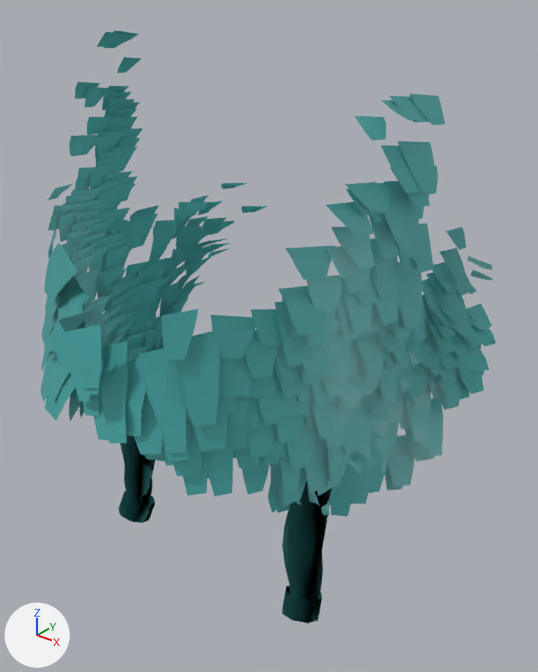
The glTF model assets/giant/parts/Beard_mutton_chops.glb, before and after one commit.
One viewpoint serves both versions: a 50 mm camera at (0.351, -0.56, 3.547) aimed at (0.018, -0.145, 3.29). Every picture has the same lights, and +X, +Y and +Z are marked at lower left. The first picture is the older version. Vertices at exactly the same position are counted once.

Script lines for the objects in view, before the commit:
```python
me_beard_mutton_chops = bpy.data.meshes.new('Beard_mutton_chops')
me_beard_mutton_chops.from_pydata(...)  # 4638 vertices, 3616 faces; spans x -0.16..0.165, y -0.332..0.012, z 3.085..3.509
me_beard_mutton_chops.materials.append(mat_defaultmaterial)
ob_beard_mutton_chops = bpy.data.objects.new('Beard_mutton_chops', me_beard_mutton_chops)
ob_beard_mutton_chops.location = (0.0, 0.0, 0.0)
```
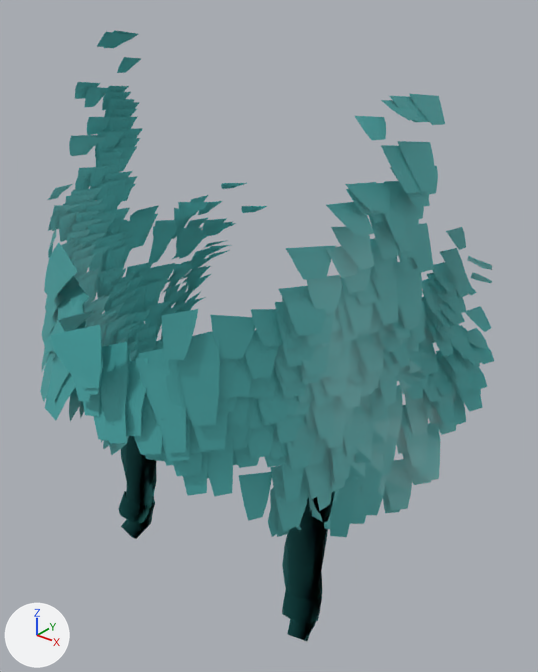
The newer file adds a shape key; the second version is drawn at full value of the shape key 'chin' of 'Beard_mutton_chops', and the change is written as the vertex moves it makes.

Where the change shows, as pixel boxes [x1, y1, x2, y2] in the pictures (538 x 672 px; the box of a moved part takes in the faces that stretch with it):
'Beard_mutton_chops', reshaped
    before: [40, 30, 496, 624]
    after: [40, 30, 494, 641]
part 1 of me_beard_mutton_chops, moved or reshaped
    before: [162, 260, 180, 279]
    after: [164, 283, 181, 302]
part 2 of me_beard_mutton_chops, moved or reshaped (mostly hidden)
    before: [307, 480, 329, 515]
    after: [308, 488, 331, 529]
part 3 of me_beard_mutton_chops, moved or reshaped
    before: [158, 280, 185, 308]
    after: [161, 302, 187, 328]
part 4 of me_beard_mutton_chops, moved or reshaped
    before: [192, 282, 204, 287]
    after: [191, 297, 206, 305]
part 5 of me_beard_mutton_chops, moved or reshaped
    before: [268, 464, 280, 512]
    after: [268, 487, 279, 537]
part 6 of me_beard_mutton_chops, moved or reshaped
    before: [451, 330, 469, 359]
    after: [438, 345, 467, 378]
part 7 of me_beard_mutton_chops, moved or reshaped
    before: [185, 250, 209, 269]
    after: [186, 266, 210, 284]
part 8 of me_beard_mutton_chops, moved or reshaped
    before: [438, 396, 459, 410]
    after: [435, 421, 456, 435]
part 9 of me_beard_mutton_chops, moved or reshaped
    before: [183, 249, 205, 262]
    after: [181, 265, 208, 280]
part 10 of me_beard_mutton_chops, moved or reshaped (mostly hidden)
    before: [145, 313, 170, 331]
    after: [147, 339, 163, 351]
part 11 of me_beard_mutton_chops, moved or reshaped
    before: [102, 216, 235, 522]
    after: [101, 218, 236, 539]
part 12 of me_beard_mutton_chops, moved or reshaped
    before: [233, 277, 496, 624]
    after: [233, 281, 494, 641]

What changed in the scene script:
```text
Change me_beard_mutton_chops:
    used by ob_beard_mutton_chops; location = (0.0, 0.0, 0.0)
    remove me_beard_mutton_chops.from_pydata(...)  # 4638 vertices, 3616 faces; spans x -0.16..0.165, y -0.332..0.012, z 3.085..3.509
    add me_beard_mutton_chops.from_pydata(...)  # 4638 vertices, 3616 faces; spans x -0.16..0.165, y -0.332..0.012, z 3.065..3.509
    me_beard_mutton_chops part 1: the loose piece of 8 vertices spanning x -0.132..-0.118, y -0.124..-0.1, z 3.282..3.311 is moved by (0.0, 0.0, -0.023)
    me_beard_mutton_chops part 2: the loose piece of 8 vertices spanning x 0.092..0.11, y -0.203..-0.169, z 3.186..3.249 is moved by (0.0, 0.002, -0.015)
    me_beard_mutton_chops part 3: the loose piece of 8 vertices spanning x -0.138..-0.115, y -0.127..-0.094, z 3.265..3.293 is moved by (0.0, 0.0, -0.023)
    me_beard_mutton_chops part 4: the loose piece of 8 vertices spanning x -0.16..-0.139, y -0.069..-0.044, z 3.25..3.27 is moved by (0.0, 0.0, -0.017)
    me_beard_mutton_chops part 5: the loose piece of 8 vertices spanning x 0.071..0.081, y -0.222..-0.19, z 3.19..3.237 is moved by (0.0, 0.0, -0.023)
    me_beard_mutton_chops part 6: the loose piece of 8 vertices spanning x 0.129..0.151, y -0.078..-0.052, z 3.283..3.306 is moved by (0.0, 0.002, -0.017)
    me_beard_mutton_chops part 7: the loose piece of 8 vertices spanning x -0.143..-0.126, y -0.084..-0.052, z 3.287..3.308 is moved by (0.0, 0.002, -0.017)
    me_beard_mutton_chops part 8: the loose piece of 8 vertices spanning x 0.132..0.153, y -0.092..-0.059, z 3.243..3.269 is moved by (0.0, 0.0, -0.023)
    me_beard_mutton_chops part 9: the loose piece of 8 vertices spanning x -0.147..-0.125, y -0.086..-0.058, z 3.293..3.311 is moved by (0.0, 0.002, -0.017)
    me_beard_mutton_chops part 10: the loose piece of 8 vertices spanning x -0.125..-0.109, y -0.161..-0.128, z 3.225..3.272 is moved by (0.0, 0.0, -0.023)
    me_beard_mutton_chops part 11: 855 of 4638 vertices moved; they spanned x -0.157..-0.063, y -0.253..-0.014, z 3.085..3.345 and now span x -0.157..-0.063, y -0.252..-0.014, z 3.065..3.343; mean shift (0.0, 0.001, -0.015); largest move (-0.136, -0.101, 3.283) -> (-0.136, -0.101, 3.26)
    me_beard_mutton_chops part 12: 735 of 4638 vertices moved; they spanned x 0.028..0.165, y -0.286..-0.012, z 3.085..3.345 and now span x 0.028..0.165, y -0.287..-0.011, z 3.065..3.344; mean shift (0.0, 0.001, -0.014); largest move (0.139, -0.092, 3.287) -> (0.139, -0.092, 3.264)
    other edits to the shape of me_beard_mutton_chops do not show in these pictures
```
